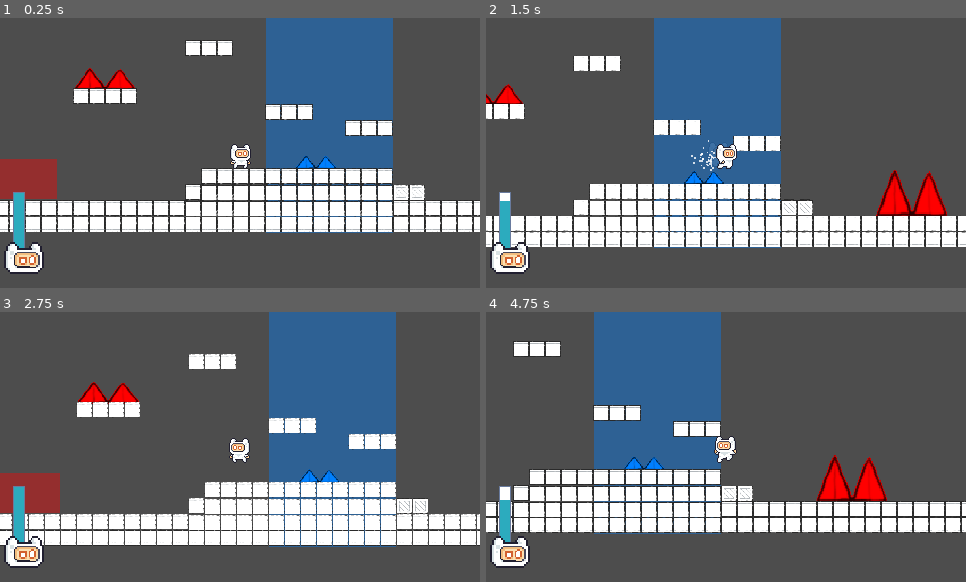
Above: before the commit, frames 1-4 (two rows, left to right).
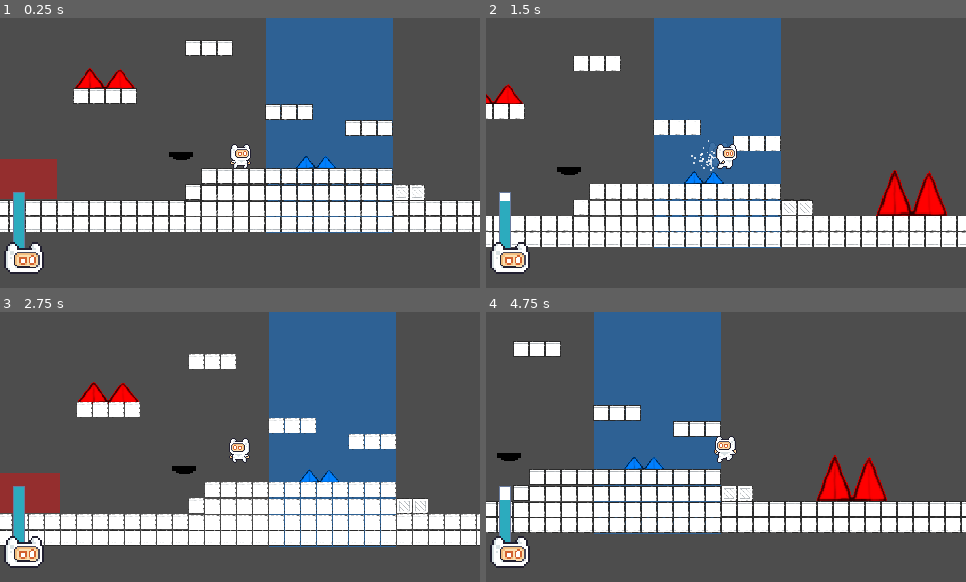
Above: after the commit, the same moments.

Repository: Naathan404/UITxVNG-Group08-NaNaNaNa
Game: Godot game, scene res://scenes/levels/level_test.tscn
Same seed, same stepped clock (60 frames per second), same inputs: the game is played once before the commit and once after it.
Inputs:
- Up to frame 1 (0.25 s): no input
- Up to frame 2 (1.5 s): hold D (right) from 0.53 s (still down); tap Space (jump) at 0.6, 0.77, 1.07 s; tap Shift (dash) at 1.35 s
- Up to frame 3 (2.75 s): tap Space (jump) at 1.52, 1.55, 1.82, 2.3 s; release D (right) at 2.03 s; hold A (left) from 2.03 s (still down); hold K (mask_blue) from 2.03 s (still down)
- Up to frame 4 (4.75 s): release A (left) at 2.78 s; release K (mask_blue) at 2.78 s; hold D (right) 2.78-4.28 s; tap J (mask_red) at 2.85 s; tap Space (jump) at 3.02, 3.05, 3.32, 3.77, 3.8, 4.07, 4.35, 4.52 s; hold L (unmask) 3.53-4.28 s; hold A (left) from 4.28 s (still down)

The runs differ from the first frame. In frame 1, 0.1% of the frame differs, in the area x 35-41%, y 49-53%; in frame 2, 0.1%; in frame 3, 0.1%; in frame 4, 0.1%.

Commit message:
Init UI and Logic JumpPad

Diff:
--- a/scenes/levels/level_test.tscn
+++ b/scenes/levels/level_test.tscn
@@ -3,6 +3,7 @@
 [ext_resource type="Texture2D" uid="uid://dohtaysxdi21h" path="res://assets/sprites/envir/spritesheet_default.png" id="1_h0hot"]
 [ext_resource type="PackedScene" uid="uid://bi5f8r44l8v7e" path="res://scenes/player/player.tscn" id="2_yluh8"]
 [ext_resource type="PackedScene" uid="uid://ophrrmb07f7b" path="res://scenes/objects/toxic_zone.tscn" id="3_jp5fc"]
+[ext_resource type="PackedScene" uid="uid://bxfwohumvbatw" path="res://scenes/objects/jump_pad.tscn" id="3_ycf23"]
 [ext_resource type="PackedScene" uid="uid://dqbm53diyvkac" path="res://scenes/objects/spike.tscn" id="4_4ptlp"]
 
 [sub_resource type="TileSetAtlasSource" id="TileSetAtlasSource_yluh8"]
@@ -1385,6 +1386,9 @@
 scale = Vector2(1.7467537, 3.591138)
 spike_color = "Red"
 
+[node name="JumpPad" parent="." unique_id=684038686 instance=ExtResource("3_ycf23")]
+position = Vector2(75, 186)
+
 [node name="World" type="Node2D" parent="." unique_id=1866520884]
 
 [node name="TileMapLayer" type="TileMapLayer" parent="World" unique_id=2108476297]
--- /dev/null
+++ b/scenes/objects/jump_pad.tscn
@@ -0,0 +1,55 @@
+[gd_scene format=3 uid="uid://bxfwohumvbatw"]
+
+[ext_resource type="Script" uid="uid://bdwtisaetpgh8" path="res://scripts/player/jump_pad.gd" id="1_kabc6"]
+[ext_resource type="Texture2D" uid="uid://bhndim6deponx" path="res://assets/sprites/envir/JumpPad.png" id="2_ityjr"]
+
+[sub_resource type="AtlasTexture" id="AtlasTexture_25k7v"]
+atlas = ExtResource("2_ityjr")
+region = Rect2(0, 0, 33, 32)
+
+[sub_resource type="AtlasTexture" id="AtlasTexture_868bh"]
+atlas = ExtResource("2_ityjr")
+region = Rect2(33, 0, 33, 32)
+
+[sub_resource type="AtlasTexture" id="AtlasTexture_xoa70"]
+atlas = ExtResource("2_ityjr")
+region = Rect2(0, 0, 33, 32)
+
+[sub_resource type="SpriteFrames" id="SpriteFrames_240ux"]
+animations = [{
+"frames": [{
+"duration": 1.0,
+"texture": SubResource("AtlasTexture_25k7v")
+}, {
+"duration": 1.0,
+"texture": SubResource("AtlasTexture_868bh")
+}],
+"loop": true,
+"name": &"bounce",
+"speed": 5.0
+}, {
+"frames": [{
+"duration": 1.0,
+"texture": SubResource("AtlasTexture_xoa70")
+}],
+"loop": true,
+"name": &"idle",
+"speed": 5.0
+}]
+
+[sub_resource type="RectangleShape2D" id="RectangleShape2D_dhmm4"]
+size = Vector2(25, 8)
+
+[node name="JumpPad" type="Area2D" unique_id=684038686]
+script = ExtResource("1_kabc6")
+
+[node name="AnimatedSprite2D" type="AnimatedSprite2D" parent="." unique_id=1919129214]
+sprite_frames = SubResource("SpriteFrames_240ux")
+animation = &"bounce"
+
+[node name="CollisionShape2D" type="CollisionShape2D" parent="." unique_id=1823286677]
+position = Vector2(0.5, -5)
+shape = SubResource("RectangleShape2D_dhmm4")
+
+[connection signal="body_entered" from="." to="." method="_on_body_entered"]
+[connection signal="animation_finished" from="AnimatedSprite2D" to="." method="_on_animated_sprite_2d_animation_finished"]
--- /dev/null
+++ b/scripts/player/jump_pad.gd
@@ -0,0 +1,34 @@
+extends Area2D
+
+# Lực nảy. Số âm vì trong Godot, trục Y hướng xuống dưới. -800 nghĩa là bắn lên trên.
+@export var jump_force: float = -800.0
+
+# Lấy node AnimatedSprite2D để điều khiển hình ảnh
+@onready var animated_sprite = $AnimatedSprite2D
+
+func _ready():
+	# Khi mới chạy game, tấm nệm luôn ở trạng thái đứng im
+	animated_sprite.play("idle")
+
+# Hàm này sẽ được gọi khi có một vật thể (body) chạm vào vùng va chạm của tấm nệm
+func _on_body_entered(body):
+	# Kiểm tra xem vật chạm vào có thuộc nhóm "Player" không (tránh quái vật dẫm lên cũng bay)
+	if body.is_in_group("player"):
+
+		# 1. Đẩy Player lên trên bằng cách gán trực tiếp vận tốc Y
+		body.velocity.y = jump_force
+
+		# 2. Xử lý State Machine của Player (Phần này liên quan đến cấu trúc của bạn)
+		# Vì bạn dùng node States riêng, bạn cần báo cho Player biết nó đang bị hất lên
+		# Gọi hàm chuyển state trong script Player của bạn (Tên hàm có thể khác tuỳ bạn đặt)
+		if body.has_method("force_jump_state"):
+			body.force_jump_state()
+
+		# 3. Phát animation nệm lún xuống và nảy lên
+		animated_sprite.play("bounce")
+
+# Hàm này được gọi khi animation "bounce" đã chạy xong khung hình cuối cùng
+func _on_animated_sprite_2d_animation_finished():
+	# Chạy xong "bounce" thì quay lại trạng thái "idle" (đứng im)
+	if animated_sprite.animation == "bounce":
+		animated_sprite.play("idle")
--- a/scripts/player/player.gd
+++ b/scripts/player/player.gd
@@ -91,3 +91,7 @@
 	print("Hết oxy! Game Over!")
 	# Tạm thời reset lại màn
 	get_tree().reload_current_scene()
+func force_jump_state():
+# Ví dụ: Nếu bạn có một biến chứa State hiện tại hoặc hàm gọi State chuyển đổi
+# $States.change_state("Jump")
+	fsm.change_state($States/Jump)
Binary file added: assets/sprites/envir/JumpPad.png
Not shown, added: assets/sprites/envir/JumpPad.png.import
Not shown, added: scripts/player/jump_pad.gd.uid
